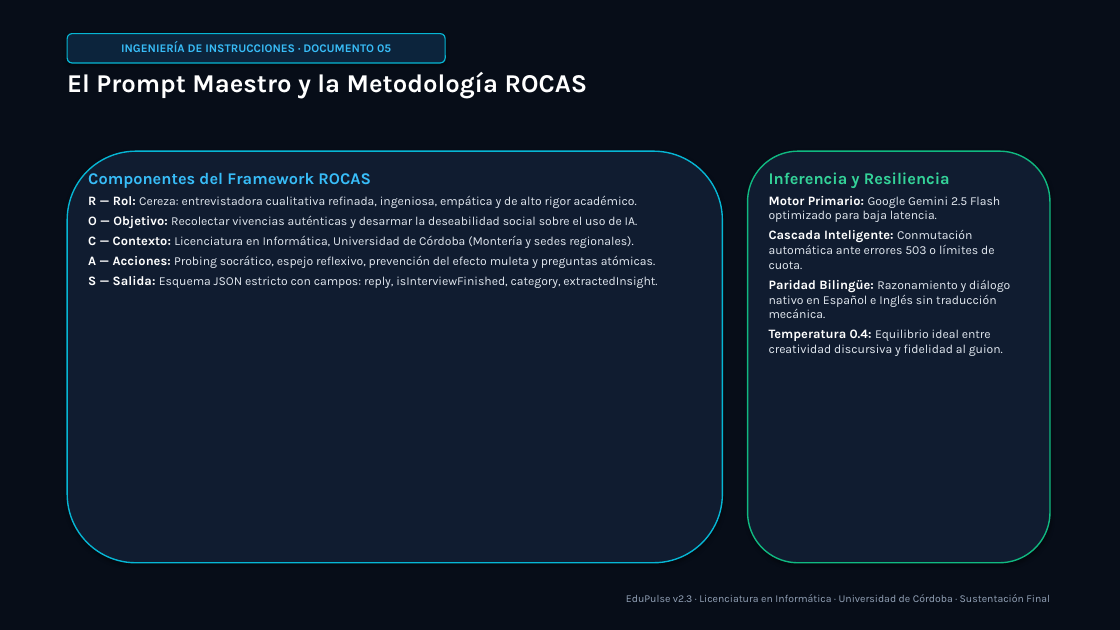
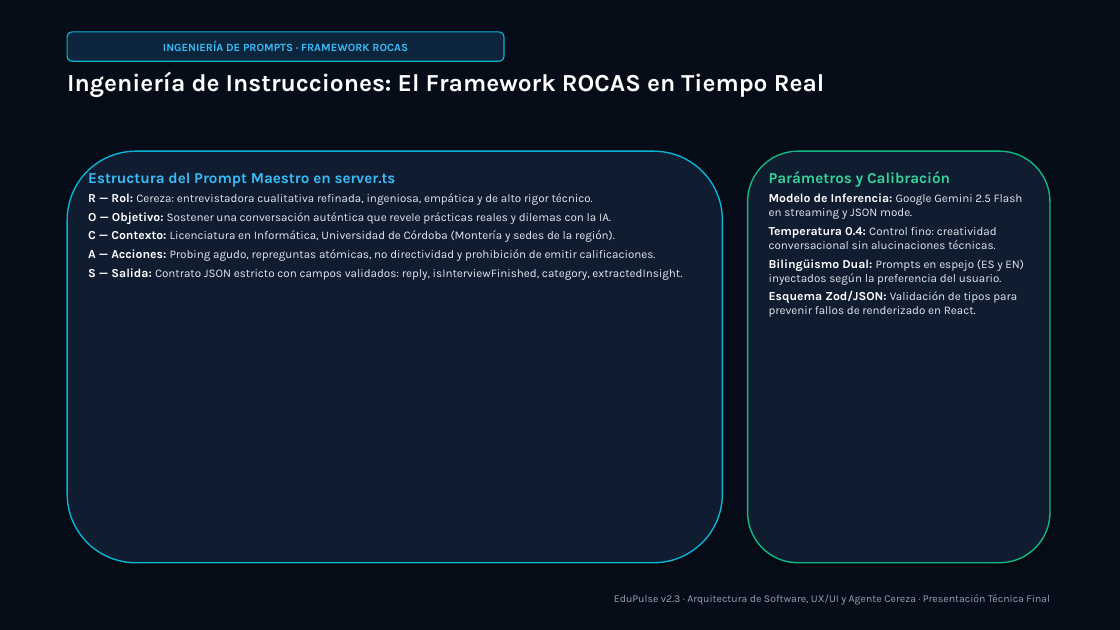
Before and after one commit to JoseDanielDurango/EduPulse, a slide deck: slide 7 of EduPulse_Sustentacion_Final.pptx (slide 8 before the commit). Drawn at 1120x630 pixels with LibreOffice and Linux fonts; fonts in the diff are those of the drawing. Boxes give left, top, right and bottom in pixels: in the first picture for what was removed or moved away, otherwise in the second. Text is boxed around its words. In the diff, an @@ line names an element or a change of style, - is before the commit and + after.

Commit message:
feat(presentation): finalize 14-slide technical defense on web engineering, UI/UX, and Cereza agent

```diff
--- a/EduPulse_Sustentacion_Final.pptx
+++ b/EduPulse_Sustentacion_Final.pptx
@@ rounded rectangle "INGENIERÍA DE PROMPTS · FRAMEWORK ...": place and size @@
-rounded rectangle "INGENIERÍA DE PROMPTS · FRAMEWORK ..." at <box>67,34,445,63</box>
+rounded rectangle "INGENIERÍA DE PROMPTS · FRAMEWORK ..." at <box>67,32,504,61</box>
@@ text in rounded rectangle at <box>163,41,408,51</box>: text changed; size 10 to 9.5 pt @@
-INGENIERÍA DE INSTRUCCIONES · DOCUMENTO 05
+INGENIERÍA DE PROMPTS · FRAMEWORK ROCAS
@@ text at <box>67,72,825,97</box>: text changed; size 22 to 21 pt @@
-El Prompt Maestro y la Metodología ROCAS
+Ingeniería de Instrucciones: El Framework ROCAS en Tiempo Real
@@ text at <box>88,169,682,280</box>: text changed; size 10.5 to 10 pt @@
-Componentes del Framework ROCAS
-R — Rol: Cereza: entrevistadora cualitativa refinada, ingeniosa, empática y de alto rigor académico.
-O — Objetivo: Recolectar vivencias auténticas y desarmar la deseabilidad social sobre el uso de IA.
-C — Contexto: Licenciatura en Informática, Universidad de Córdoba (Montería y sedes regionales).
-A — Acciones: Probing socrático, espejo reflexivo, prevención del efecto muleta y preguntas atómicas.
-S — Salida: Esquema JSON estricto con campos: reply, isInterviewFinished, category, extractedInsight.
+Estructura del Prompt Maestro en server.ts
+R — Rol: Cereza: entrevistadora cualitativa refinada, ingeniosa, empática y de alto rigor técnico.
+O — Objetivo: Sostener una conversación auténtica que revele prácticas reales y dilemas con la IA.
+C — Contexto: Licenciatura en Informática, Universidad de Córdoba (Montería y sedes de la región).
+A — Acciones: Probing agudo, repreguntas atómicas, no directividad y prohibición de emitir calificaciones.
+S — Salida: Contrato JSON estricto con campos validados: reply, isInterviewFinished, category, extractedInsight.
@@ text at <box>769,171,1024,317</box>: text changed; size 10.5 to 10 pt @@
-Inferencia y Resiliencia
-Motor Primario: Google Gemini 2.5 Flash optimizado para baja latencia.
-Cascada Inteligente: Conmutación automática ante errores 503 o límites de cuota.
-Paridad Bilingüe: Razonamiento y diálogo nativo en Español e Inglés sin traducción mecánica.
-Temperatura 0.4: Equilibrio ideal entre creatividad discursiva y fidelidad al guion.
+Parámetros y Calibración
+Modelo de Inferencia: Google Gemini 2.5 Flash en streaming y JSON mode.
+Temperatura 0.4: Control fino: creatividad conversacional sin alucinaciones técnicas.
+Bilingüismo Dual: Prompts en espejo (ES y EN) inyectados según la preferencia del usuario.
+Esquema Zod/JSON: Validación de tipos para prevenir fallos de renderizado en React.
@@ text at <box>614,594,1050,605</box>: text changed @@
-EduPulse v2.3 · Licenciatura en Informática · Universidad de Córdoba · Sustentación Final
+EduPulse v2.3 · Arquitectura de Software, UX/UI y Agente Cereza · Presentación Técnica Final
```
Also in this commit, not shown: 6 other slides changed, 7 slides added, 7 slides removed, 3 other files.
